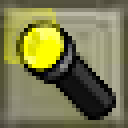
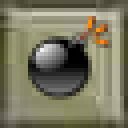
The second w=128, h=128 image is a revision of the first. Changes to its layers:
added layer "Layer 7" above "Shape 2" over [28,16,112,100]
hid "Layer 4" over [4,8,116,120]
added layer "Background copy" above "Background" over [0,0,128,128]
